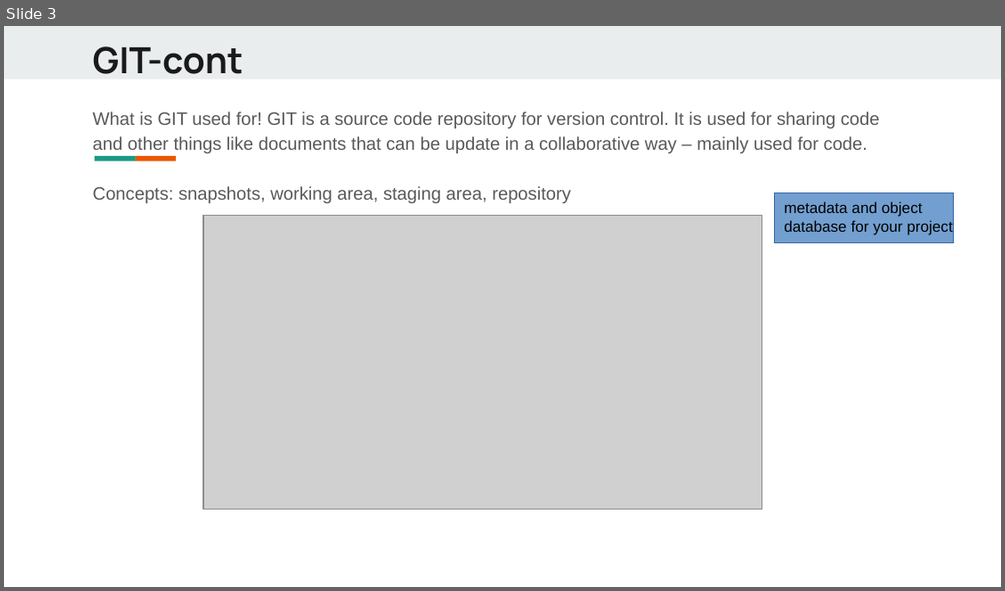
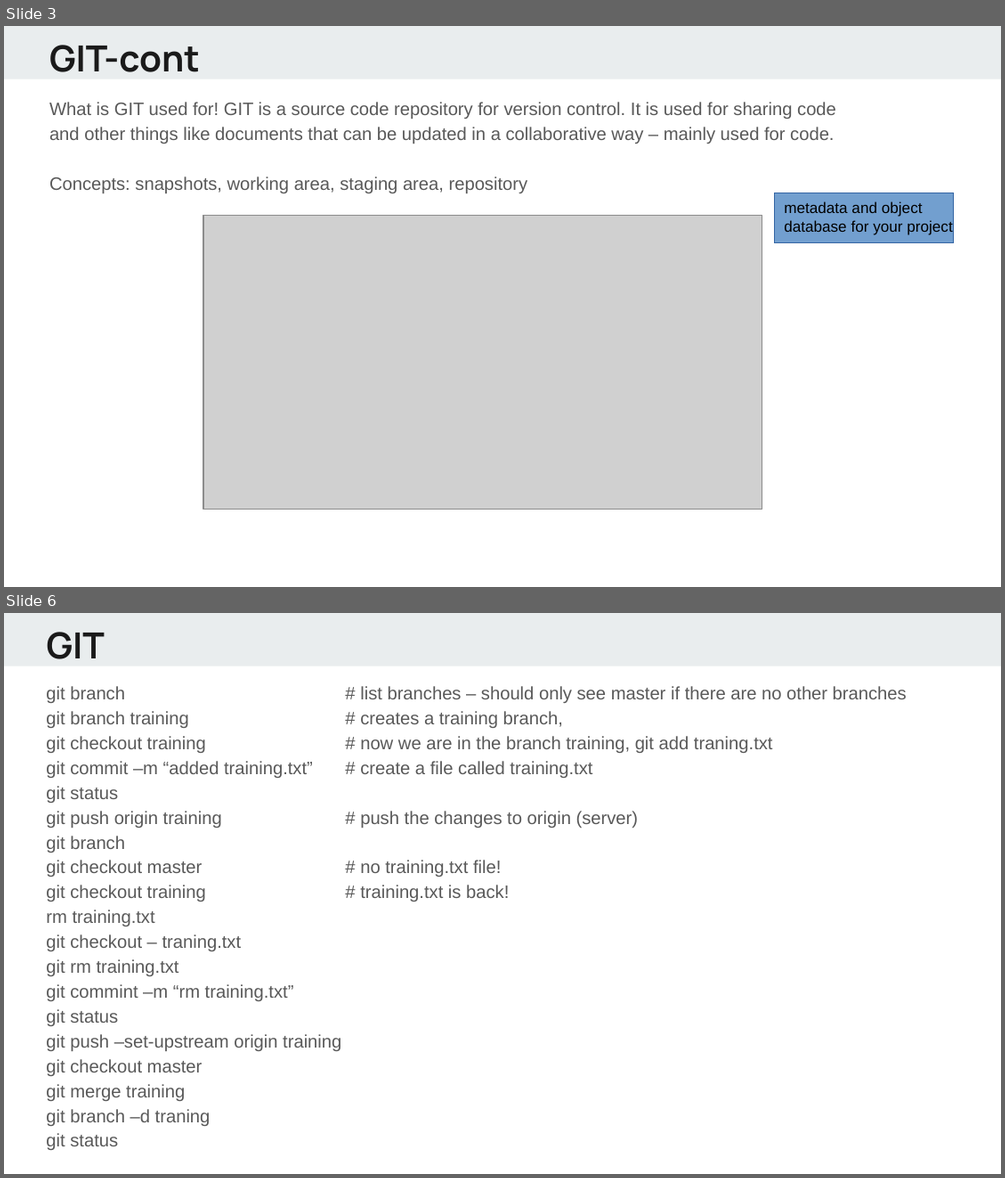
Before and after one commit to alif0/hello_world, a slide deck: lectures/Python - day1.pptx. Shown one above the other, each under a label of ours: slide 3 before the commit, slides 3 and 6 after it; the slides between them are not shown. The pictures are 1005x591 and 1005x1178 pixels, drawn with LibreOffice and Linux fonts; fonts in the diff are those of the drawing; grey boxes stand for pictures. Boxes give left, top, right and bottom in pixels: in the first picture for what was removed or moved away, otherwise in the second. Text is boxed around its words. In the diff, an @@ line names an element or a change of style, - is before the commit and + after.

```diff
--- a/lectures/Python - day1.pptx
+++ b/lectures/Python - day1.pptx
@@ slide 6 added at box(4, 613, 1001, 1174), background #FFFFFF; not listed: 1 template element that a slide beside it also shows @@
@@ text added at box(47, 632, 105, 659), 26 pt, text #1A1A1A, bold @@
+GIT
@@ text added at box(46, 686, 906, 1150), 13 pt, text #595959 @@
+git branch # list branches – should only see master if there are no other branches
+git branch training # creates a training branch,
+git checkout training # now we are in the branch training, git add traning.txt
+git commit –m “added training.txt” # create a file called training.txt
+git status
+git push origin training # push the changes to origin (server)
+git branch
+git checkout master # no training.txt file!
+git checkout training # training.txt is back!
+rm training.txt
+git checkout – traning.txt
+git rm training.txt
+git commint –m “rm training.txt”
+git status
+git push –set-upstream origin training
+git checkout master
+git merge training
+git branch –d traning
+git status
@@ slide 3 changed as well @@
@@ text "GIT-cont": place and size @@
-text "GIT-cont" at box(93, 46, 243, 74)
+text "GIT-cont" at box(49, 45, 200, 72)
@@ text "What is GIT used for! ...": place and size @@
-text "What is GIT used for! ..." at box(93, 111, 880, 203)
+text "What is GIT used for! ..." at box(49, 102, 836, 193)
@@ text at box(49, 102, 836, 143): text changed @@
-What is GIT used for! GIT is a source code repository for version control. It is used for sharing code and other things like documents that can be update in a collaborative way – mainly used for code.
+What is GIT used for! GIT is a source code repository for version control. It is used for sharing code and other things like documents that can be updated in a collaborative way – mainly used for code.
@@ rectangle removed at box(95, 156, 136, 160) @@
@@ rectangle removed at box(135, 156, 176, 160) @@
```
Also in this commit, not shown: 14 other slides changed, 2 other slides added.
